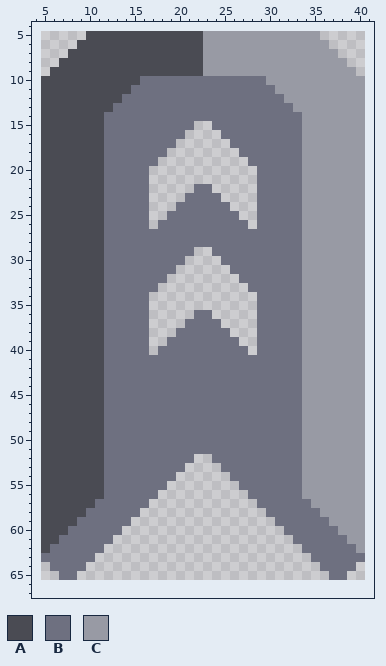
Sprite sheet: assets/sprites/blocks/turrets/clevicure/clevicure-mid-top.png. Above, as it was before the edit.
The file is 36x61 pixels. Shown: x 4..41, y 4..67. The old version is drawn lined up with the new one, on the new canvas.
Palette (. is transparent): A #4a4b53  B #6e7080  C #989aa4
Pixels before (only the part around the change), first column x 4:
 5 ......AAAAAAAAAAAAACCCCCCCCCCCCC......
 6 .....AAAAAAAAAAAAAACCCCCCCCCCCCCC.....
 7 ....AAAAAAAAAAAAAAACCCCCCCCCCCCCCC....
 8 ...AAAAAAAAAAAAAAAACCCCCCCCCCCCCCCC...
 9 ..AAAAAAAAAAAAAAAAACCCCCCCCCCCCCCCCC..
10 .AAAAAAAAAAABBBBBBBBBBBBBBCCCCCCCCCCC.
11 .AAAAAAAAAABBBBBBBBBBBBBBBBCCCCCCCCCC.
12 .AAAAAAAAABBBBBBBBBBBBBBBBBBCCCCCCCCC.
13 .AAAAAAAABBBBBBBBBBBBBBBBBBBBCCCCCCCC.
14 .AAAAAAABBBBBBBBBBBBBBBBBBBBBBCCCCCCC.
15 .AAAAAAABBBBBBBBBB..BBBBBBBBBBCCCCCCC.
16 .AAAAAAABBBBBBBBB....BBBBBBBBBCCCCCCC.
17 .AAAAAAABBBBBBBB......BBBBBBBBCCCCCCC.
18 .AAAAAAABBBBBBB........BBBBBBBCCCCCCC.
19 .AAAAAAABBBBBB..........BBBBBBCCCCCCC.
20 .AAAAAAABBBBB............BBBBBCCCCCCC.
21 .AAAAAAABBBBB............BBBBBCCCCCCC.
22 .AAAAAAABBBBB.....BB.....BBBBBCCCCCCC.
23 .AAAAAAABBBBB....BBBB....BBBBBCCCCCCC.
24 .AAAAAAABBBBB...BBBBBB...BBBBBCCCCCCC.
25 .AAAAAAABBBBB..BBBBBBBB..BBBBBCCCCCCC.
26 .AAAAAAABBBBB.BBBBBBBBBB.BBBBBCCCCCCC.
27 .AAAAAAABBBBBBBBBBBBBBBBBBBBBBCCCCCCC.
28 .AAAAAAABBBBBBBBBBBBBBBBBBBBBBCCCCCCC.
29 .AAAAAAABBBBBBBBBB..BBBBBBBBBBCCCCCCC.
30 .AAAAAAABBBBBBBBB....BBBBBBBBBCCCCCCC.
31 .AAAAAAABBBBBBBB......BBBBBBBBCCCCCCC.
32 .AAAAAAABBBBBBB........BBBBBBBCCCCCCC.
33 .AAAAAAABBBBBB..........BBBBBBCCCCCCC.
34 .AAAAAAABBBBB............BBBBBCCCCCCC.
35 .AAAAAAABBBBB............BBBBBCCCCCCC.
36 .AAAAAAABBBBB.....BB.....BBBBBCCCCCCC.
37 .AAAAAAABBBBB....BBBB....BBBBBCCCCCCC.
38 .AAAAAAABBBBB...BBBBBB...BBBBBCCCCCCC.
39 .AAAAAAABBBBB..BBBBBBBB..BBBBBCCCCCCC.
40 .AAAAAAABBBBB.BBBBBBBBBB.BBBBBCCCCCCC.
41 .AAAAAAABBBBBBBBBBBBBBBBBBBBBBCCCCCCC.
42 .AAAAAAABBBBBBBBBBBBBBBBBBBBBBCCCCCCC.
43 .AAAAAAABBBBBBBBBBBBBBBBBBBBBBCCCCCCC.
44 .AAAAAAABBBBBBBBBBBBBBBBBBBBBBCCCCCCC.
45 .AAAAAAABBBBBBBBBBBBBBBBBBBBBBCCCCCCC.
46 .AAAAAAABBBBBBBBBBBBBBBBBBBBBBCCCCCCC.
47 .AAAAAAABBBBBBBBBBBBBBBBBBBBBBCCCCCCC.
48 .AAAAAAABBBBBBBBBBBBBBBBBBBBBBCCCCCCC.
49 .AAAAAAABBBBBBBBBBBBBBBBBBBBBBCCCCCCC.
50 .AAAAAAABBBBBBBBBBBBBBBBBBBBBBCCCCCCC.
51 .AAAAAAABBBBBBBBBBBBBBBBBBBBBBCCCCCCC.
52 .AAAAAAABBBBBBBBBB..BBBBBBBBBBCCCCCCC.
53 .AAAAAAABBBBBBBBB....BBBBBBBBBCCCCCCC.
54 .AAAAAAABBBBBBBB......BBBBBBBBCCCCCCC.
55 .AAAAAAABBBBBBB........BBBBBBBCCCCCCC.
56 .AAAAAAABBBBBB..........BBBBBBCCCCCCC.
And afterwards:
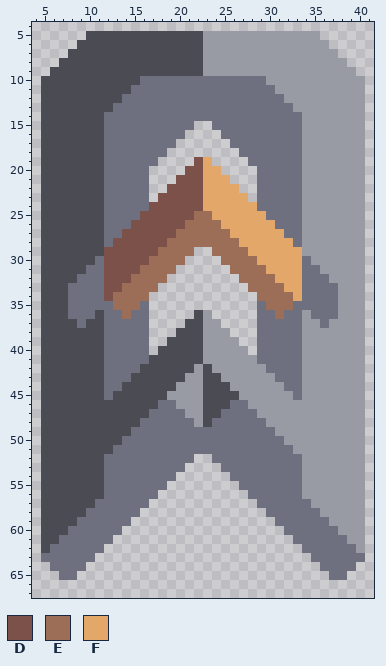
Colours new in this view: D #7c514a  E #9c6d57  F #e3a76a
From old to new:
canvas 36x61 -> 46x71, the old top-left corner now at 5,5
Colour B gives way to colour A in row 36 at x 22; in row 37 at x 21 to 22; in row 38 at x 20 to 22; in row 39 at x 19 to 22; in row 40 at x 18 to 22; in row 41 at x 17 to 22.
Colour B gives way to colour A in row 42 at x 16 to 21 and 23; in row 43 at x 15 to 20 and 23 to 24; in row 44 at x 14 to 19 and 23 to 25; in row 45 at x 13 to 18 and 23 to 26; in row 46 at x 12 to 17 and 23 to 25; in row 47 at x 12 to 16 and 23 to 24.
Colour B gives way to colour A in row 48 at x 12 to 15 and 23; in row 49 at x 12 to 14; in row 50 at x 12 to 13; in row 51 at x 12.
Colour A gives way to colour B in row 30 at x 11; in row 31 at x 10 to 11; in row 32 at x 9 to 11; in rows 33 to 35 at x 8 to 11; in row 36 at x 8 to 10; in row 37 at x 9.
Colour C gives way to colour B in row 30 at x 34; in row 31 at x 34 to 35; in row 32 at x 34 to 36; in rows 33 to 35 at x 34 to 37; in row 36 at x 35 to 37; in row 37 at x 36.
Colour B gives way to colour C in row 36 at x 23; in row 37 at x 23 to 24; in row 38 at x 23 to 25; in row 39 at x 23 to 26; in row 40 at x 23 to 27; in row 41 at x 23 to 28.
Colour B gives way to colour C in row 42 at x 22 and 24 to 29; in row 43 at x 21 to 22 and 25 to 30; in row 44 at x 20 to 22 and 26 to 31; in row 45 at x 19 to 22 and 27 to 32; in row 46 at x 20 to 22 and 28 to 33; in row 47 at x 21 to 22 and 29 to 33.
Colour B gives way to colour C in row 48 at x 22 and 30 to 33; in row 49 at x 31 to 33; in row 50 at x 32 to 33; in row 51 at x 33.
The edit adds colour D in row 19 at x 22; in row 20 at x 21 to 22; in row 21 at x 20 to 22; in row 22 at x 19 to 21; in row 23 at x 18 to 20; in row 24 at x 17 to 19.
The edit adds colour D in row 25 at x 17 to 18; in row 26 at x 17.
Colour B gives way to colour D in row 22 at x 22; in row 23 at x 21 to 22; in row 24 at x 20 to 22; in row 25 at x 16 and 19 to 21; in row 26 at x 15 to 16 and 18 to 20; in row 27 at x 14 to 19.
Colour B gives way to colour D in row 28 at x 13 to 18; in row 29 at x 12 to 17; in row 30 at x 12 to 16; in row 31 at x 12 to 15; in row 32 at x 12 to 14; in row 33 at x 12 to 13.
Colour B gives way to colour D in row 34 at x 12.
Colour B gives way to colour E in row 25 at x 22 to 23; in row 26 at x 21 to 24; in row 27 at x 20 to 25; in row 28 at x 19 to 26; in row 29 at x 18 to 21 and 24 to 27; in row 30 at x 17 to 20 and 25 to 28.
Colour B gives way to colour E in row 31 at x 16 to 19 and 26 to 29; in row 32 at x 15 to 18 and 27 to 30; in row 33 at x 14 to 17 and 28 to 31; in row 34 at x 13 to 16 and 29 to 32; in row 35 at x 13 to 15 and 30 to 32; in row 36 at x 14 and 31.
The edit adds colour F in row 19 at x 23; in row 20 at x 23 to 24; in row 21 at x 23 to 25; in row 22 at x 24 to 26; in row 23 at x 25 to 27; in row 24 at x 26 to 28.
The edit adds colour F in row 25 at x 27 to 28; in row 26 at x 28.
Colour B gives way to colour F in row 22 at x 23; in row 23 at x 23 to 24; in row 24 at x 23 to 25; in row 25 at x 24 to 26 and 29; in row 26 at x 25 to 27 and 29 to 30; in row 27 at x 26 to 31.
Colour B gives way to colour F in row 28 at x 27 to 32; in row 29 at x 28 to 33; in row 30 at x 29 to 33; in row 31 at x 30 to 33; in row 32 at x 31 to 33; in row 33 at x 32 to 33.
Colour B gives way to colour F in row 34 at x 33.
